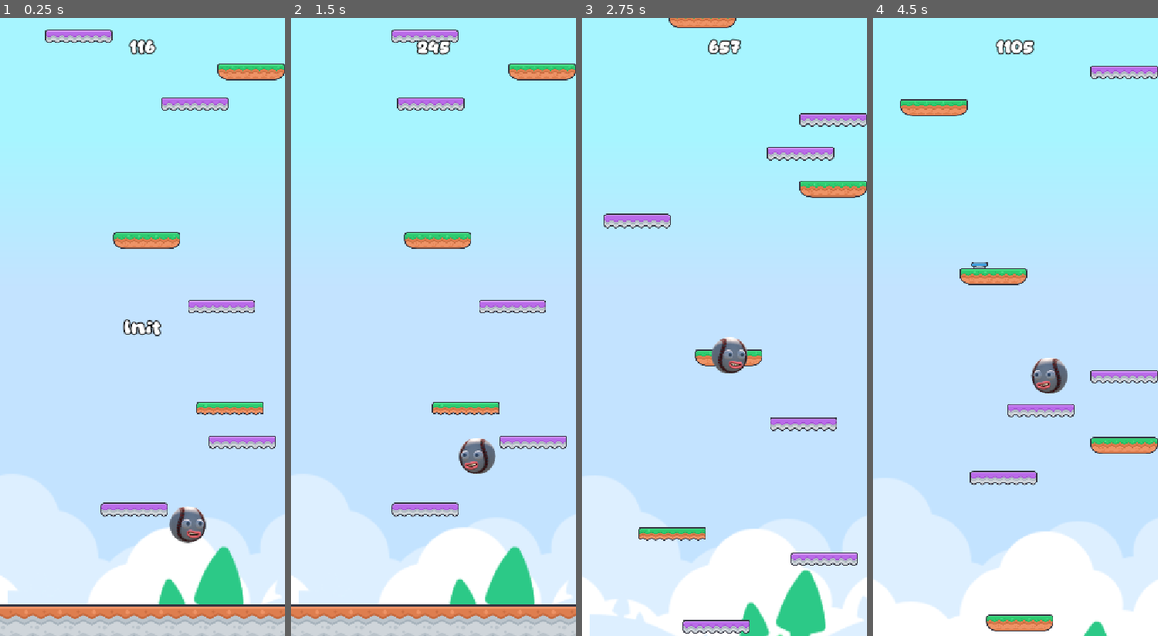
Above: before the commit, frames 1-4 (left to right).
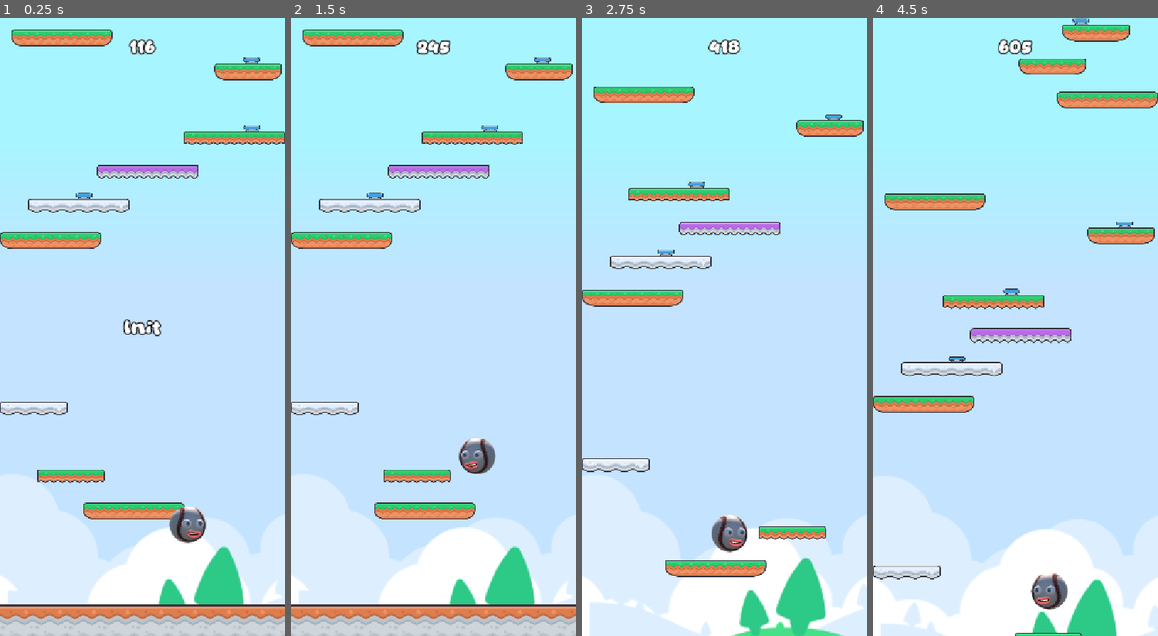
Above: after the commit, the same moments.

Repository: iRadEntertainment/incrediddodlejump
Game: Godot game, scene res://scenes/game.tscn
Same seed, same stepped clock (60 frames per second), same inputs: the game is played once before the commit and once after it.
Inputs (mouse positions are in pixels of both pictures, inside the frame that each line leads up to):
- Up to frame 1 (0.25 s): no input
- Up to frame 2 (1.5 s): tap Enter at 0.5 s; move the mouse to (496, 296) at 0.52 s; click (496, 296) at 0.67 s; move the mouse to (376, 357) at 1.27 s; click (376, 357) at 1.42 s
- Up to frame 3 (2.75 s): move the mouse to (753, 191) at 2.02 s; click (753, 191) at 2.17 s
- Up to frame 4 (4.5 s): move the mouse to (1001, 450) at 2.77 s; click (1001, 450) at 2.92 s; move the mouse to (1101, 419) at 3.52 s; click (1101, 419) at 3.67 s; move the mouse to (930, 234) at 4.27 s; click (930, 234) at 4.42 s

The runs differ from the first frame. In frame 1, 8.7% of the frame differs, in the area x 0-100%, y 1-82%; in frame 2, 9.1%; in frame 3, 14%; in frame 4, 15%, in the area x 0-100%, y 0-100%.

Commit message:
feat: implemented platform size and adjusted probabilities

Diff:
--- a/instances/platform.gd
+++ b/instances/platform.gd
@@ -29,17 +29,26 @@
 
 var _type: Type:
 	get: return _get_type()
+var _half_size: float:
+	get: return abs(coll.shape.b.x)
+var _half_tiles_count: int:
+	get: return 3 if is_long else 2
+var _despawn_height: float # positive on the -y axis
+
 var velocity: Vector2
 var _speed: float = 128.0 #px/s
-var _half_size: float
-var _despawn_height: float # positive on the -y axis
 var _dir_x: int = 1
+
 var _is_activated: bool
 
 
 func _ready() -> void:
 	_despawn_height = -position.y + GRACE_HEIGHT
-	_half_size = abs(coll.shape.b.x)
+
+	var segment_shape: SegmentShape2D = SegmentShape2D.new()
+	segment_shape.a.x = -32 * _half_tiles_count
+	segment_shape.b.x = -segment_shape.a.x
+	coll.shape = segment_shape
 
 	var safe_pos_x: float = Mng.viewport_half_size.x - _half_size
 	position.x = clamp(position.x, -safe_pos_x, safe_pos_x)
@@ -53,6 +62,7 @@
 		var spring: Spring = preload("uid://bnm2aowmnwtdk").instantiate()
 		spring.position.x = Mng.rng.randf_range(-0.5, 0.5) * _half_size
 		add_child(spring)
+
 
 	_update_tiles()
 
@@ -70,8 +80,7 @@
 	var mid_tile: Vector2i = tile_coord[1]
 	var end_tile: Vector2i = tile_coord[2]
 
-	var half_length: int = 3 if is_long else 2
-	var tiles_range: Array = range(-half_length, half_length)
+	var tiles_range: Array = range(-_half_tiles_count, _half_tiles_count)
 
 	for i: int in tiles_range.size():
 		var x: int = tiles_range[i]
--- a/scripts/platform_mng.gd
+++ b/scripts/platform_mng.gd
@@ -53,9 +53,9 @@
 
 		# difficulty modifiers
 		var is_moving: bool = Mng.rng.randf() > 0.8
-		var is_breakable: bool = true and can_skip
-		var is_disappear: bool = false
-		var is_long: bool = false
+		var is_disappear: bool = Mng.rng.randf() > 0.9
+		var is_breakable: bool = Mng.rng.randf() > 0.9 and can_skip and not is_disappear
+		var is_long: bool = Mng.rng.randf() > 0.6
 		var has_spring: bool = Mng.rng.randf() > 0.9 and not is_breakable
 		var has_boost: bool = false and not is_breakable
 
